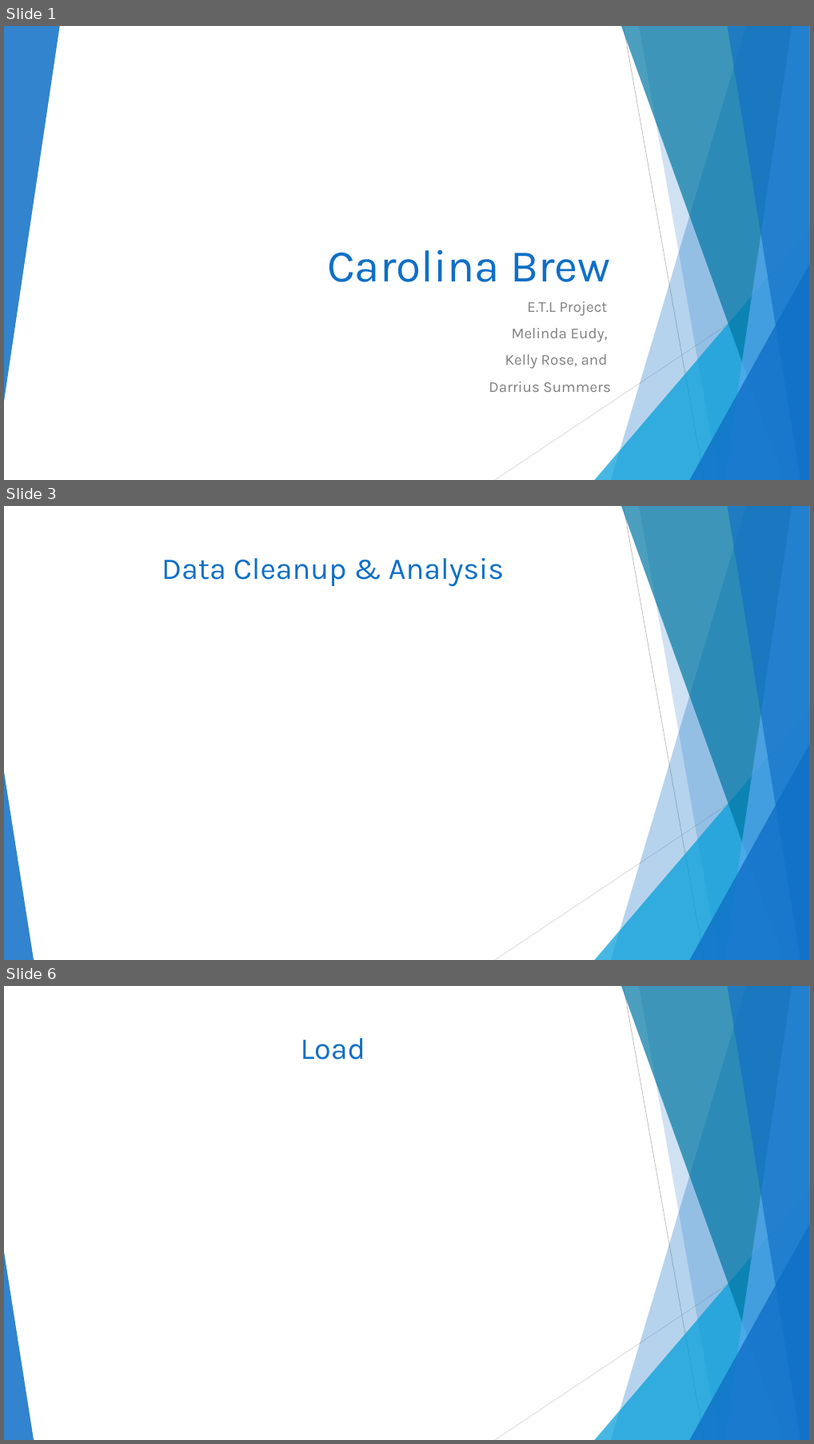
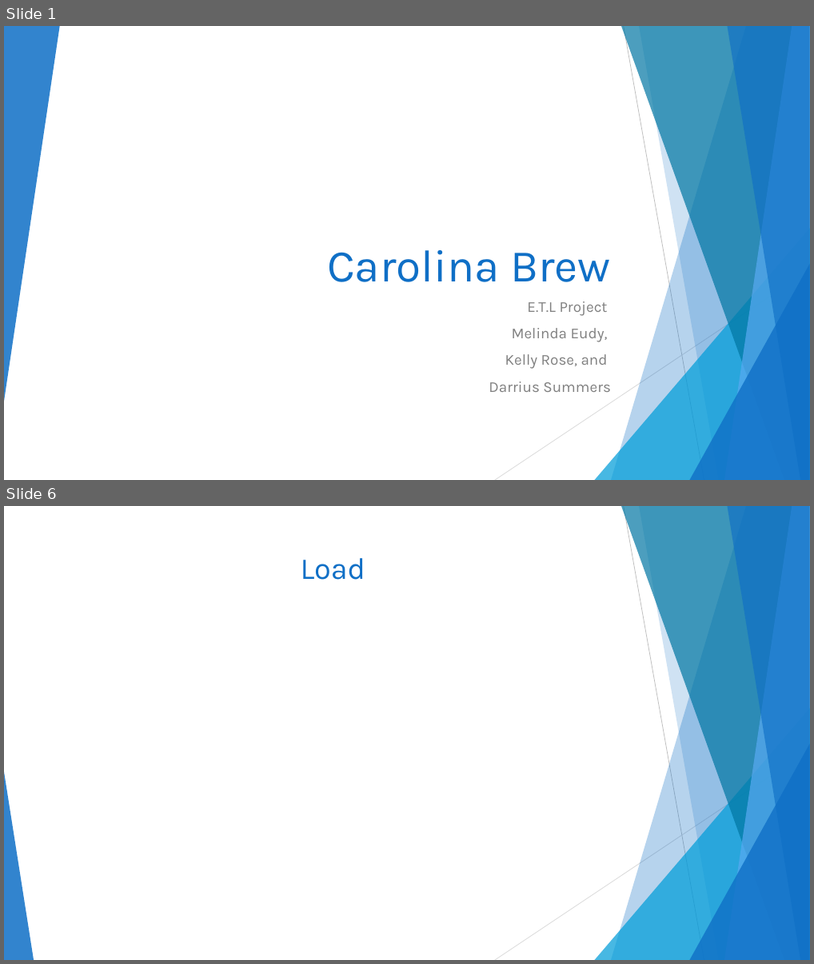
Before and after one commit to melindaeudy/ETL-Project, a slide deck: Carolina Brew.pptx. Shown one above the other, each under a label of ours: slides 1, 3 and 6 before the commit, slides 1 and 6 after it; the slides between them are not shown. The pictures are 814x1444 and 814x964 pixels, drawn with LibreOffice and Linux fonts; fonts in the diff are those of the drawing. Boxes give left, top, right and bottom in pixels: in the first picture for what was removed or moved away, otherwise in the second. Text is boxed around its words. In the diff, an @@ line names an element or a change of style, - is before the commit and + after.

```diff
--- a/Carolina Brew.pptx
+++ b/Carolina Brew.pptx
@@ slide 3 removed at [4,506,810,960], background #FFFFFF; not listed: 10 template elements that a slide beside it also shows @@
@@ title removed at [162,558,504,587] @@
-Data Cleanup & Analysis
```
Also in this commit, not shown: 4 slides added, 3 other slides removed, 1 other file.
